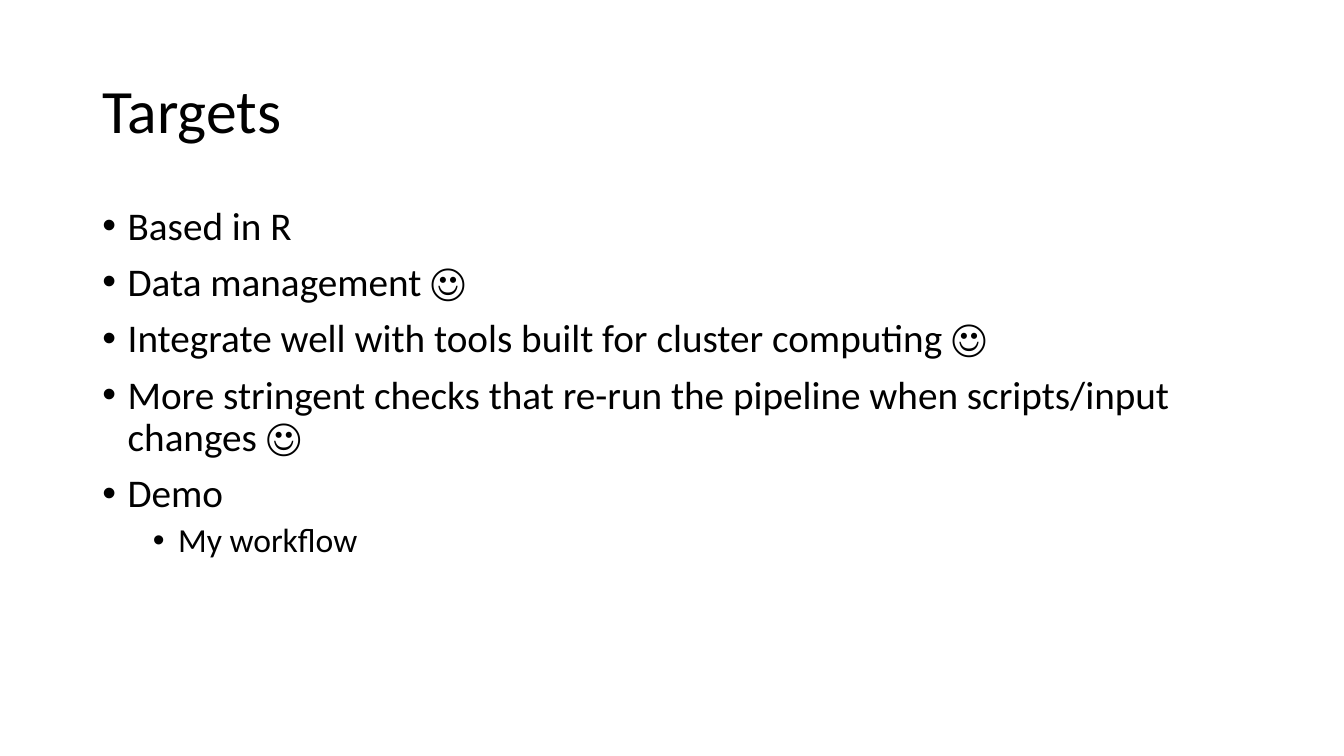
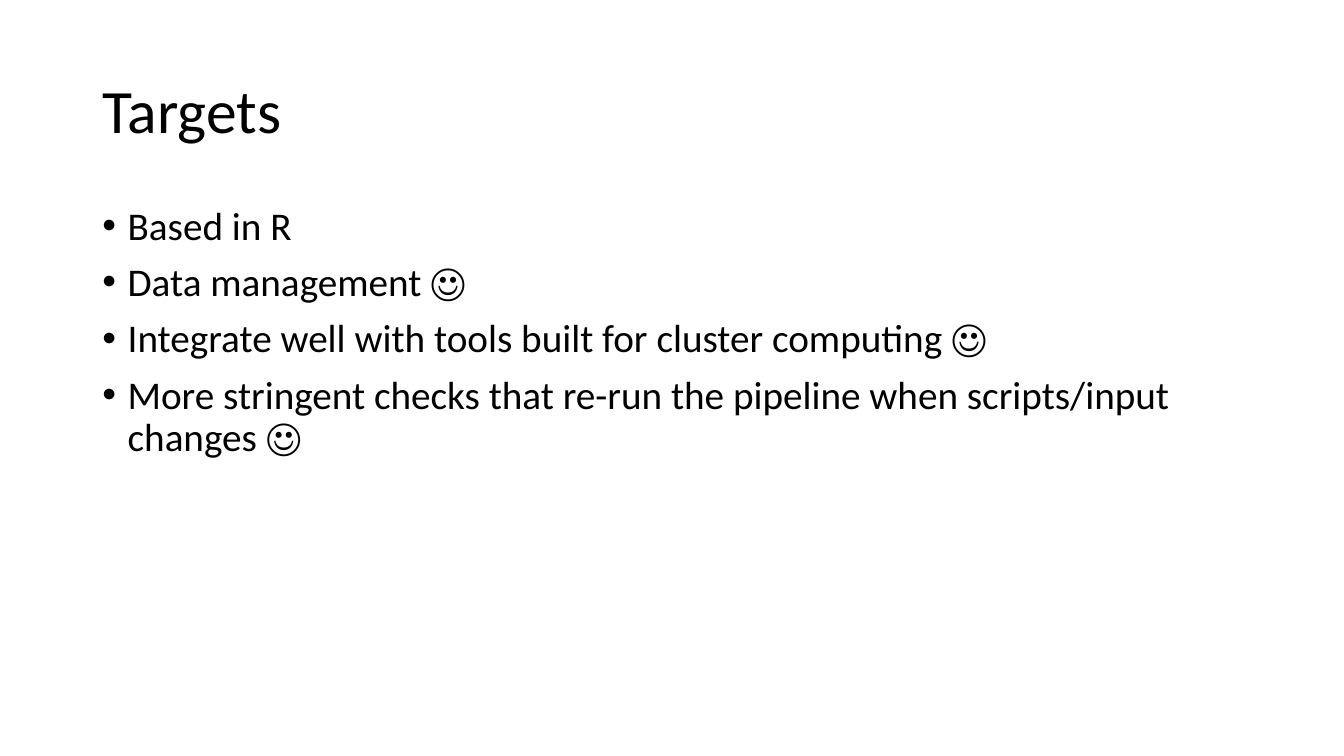
Before and after one commit to liutiming/snakemake-workshop, a slide deck: slide 12 of Snakemake x Targets TL.pptx (slide 11 before the commit). Drawn at 1344x756 pixels with LibreOffice and Linux fonts; fonts in the diff are those of the drawing. Boxes give left, top, right and bottom in pixels: in the first picture for what was removed or moved away, otherwise in the second. Text is boxed around its words. In the diff, an @@ line names an element or a change of style, - is before the commit and + after.

```diff
--- a/Snakemake x Targets TL.pptx
+++ b/Snakemake x Targets TL.pptx
@@ text at (128, 482, 358, 558): paragraphs removed @@
-• Demo
-  • My workflow
```
Also in this commit, not shown: 3 other slides changed, 2 slides added.
